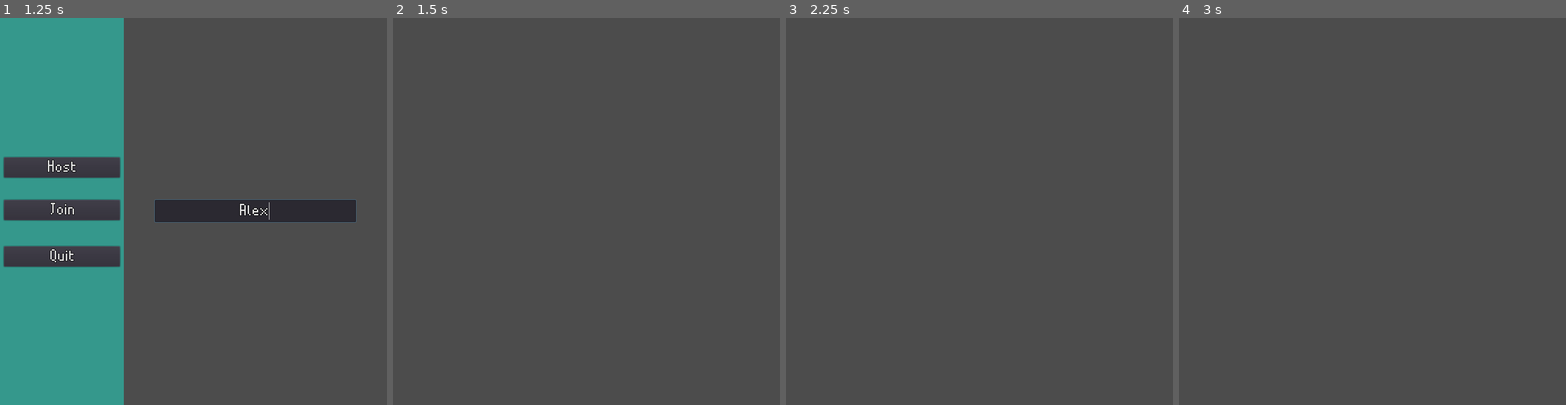
Above: before the commit, frames 1-4 (left to right).
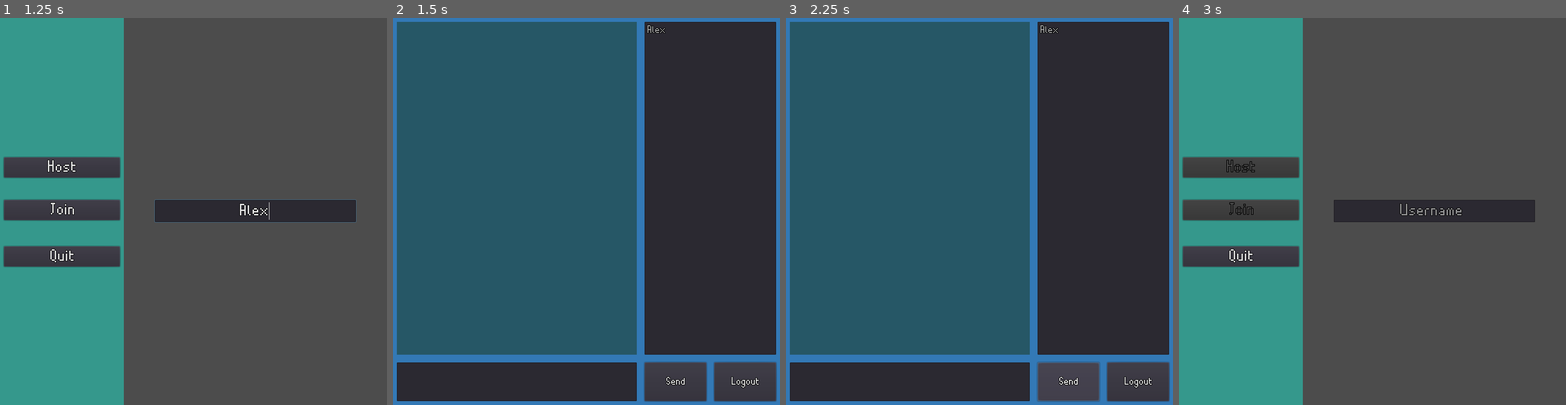
Above: after the commit, the same moments.

Repository: YoAMIOT/OnlineChatRoom
Game: Godot game, scene res://scenes/Main.tscn
The game is run twice, just before and just after one commit, with the same random seed, the same clock (stepped at 60 frames per second) and the same inputs.
Inputs (mouse positions are in pixels of both pictures, inside the frame that each line leads up to):
- Up to frame 1 (1.25 s): click (255, 211) at 0.52 s; type "Alex" at 0.6 s
- Up to frame 2 (1.5 s): click "Host" at 1.25 s
- Up to frame 3 (2.25 s): click (1068, 381) at 2 s, where only the run after the commit has a clickable "Send"
- Up to frame 4 (3 s): click (1531, 381) at 2.75 s, where only the run after the commit has a clickable "Logout"

Frame 1 is identical in both runs. In frame 2, 97% of the frame differs, in the area x 0-100%, y 0-100%; in frame 3, 97%; in frame 4, 31%.

Commit message:
ChatRoom scene done, ChatRoom script WIP

Diff:
--- /dev/null
+++ b/ressources/Font/TiwipiFontsmall.tres
@@ -0,0 +1,11 @@
+[gd_resource type="DynamicFont" load_steps=2 format=2]
+
+[ext_resource path="res://ressources/Font/tiwipipixels.ttf" type="DynamicFontData" id=1]
+
+[resource]
+size = 20
+outline_size = 1
+outline_color = Color( 0, 0, 0, 1 )
+extra_spacing_char = -2
+extra_spacing_space = 8
+font_data = ExtResource( 1 )
--- a/scenes/ChatRoom.tscn
+++ b/scenes/ChatRoom.tscn
@@ -1,3 +1,94 @@
-[gd_scene format=2]
+[gd_scene load_steps=3 format=2]
 
-[node name="ChatRoom" type="Node"]
+[ext_resource path="res://ressources/Font/TiwipiFontsmall.tres" type="DynamicFont" id=1]
+[ext_resource path="res://scripts/UI/ChatRoom.gd" type="Script" id=2]
+
+[node name="ChatRoom" type="Control"]
+anchor_right = 1.0
+anchor_bottom = 1.0
+script = ExtResource( 2 )
+__meta__ = {
+"_edit_use_anchors_": false
+}
+
+[node name="MsgLog" type="RichTextLabel" parent="."]
+anchor_right = 0.64
+anchor_bottom = 0.89
+margin_left = 8.0
+margin_top = 8.0
+margin_right = -8.00006
+margin_bottom = -16.0001
+custom_fonts/normal_font = ExtResource( 1 )
+bbcode_enabled = true
+scroll_following = true
+__meta__ = {
+"_edit_use_anchors_": false
+}
+
+[node name="MsgEdit" type="TextEdit" parent="."]
+anchor_top = 0.88
+anchor_right = 0.64
+anchor_bottom = 1.0
+margin_left = 8.0
+margin_top = 7.99994
+margin_right = -8.00006
+margin_bottom = -8.0
+custom_fonts/font = ExtResource( 1 )
+__meta__ = {
+"_edit_use_anchors_": false
+}
+
+[node name="UsersList" type="ItemList" parent="."]
+anchor_left = 0.64
+anchor_right = 1.0
+anchor_bottom = 0.88
+margin_left = 7.99994
+margin_top = 8.0
+margin_right = -8.0
+margin_bottom = -8.00006
+custom_fonts/font = ExtResource( 1 )
+__meta__ = {
+"_edit_use_anchors_": false
+}
+
+[node name="SendButton" type="Button" parent="."]
+anchor_left = 0.64
+anchor_top = 0.88
+anchor_right = 0.81
+anchor_bottom = 1.0
+margin_left = 7.99994
+margin_top = 7.99994
+margin_right = -6.10352e-05
+margin_bottom = -8.0
+custom_fonts/font = ExtResource( 1 )
+text = "Send"
+__meta__ = {
+"_edit_use_anchors_": false
+}
+
+[node name="LogoutButton" type="Button" parent="."]
+anchor_left = 0.82
+anchor_top = 0.88
+anchor_right = 1.0
+anchor_bottom = 1.0
+margin_left = 7.99994
+margin_top = 7.99994
+margin_right = -8.0
+margin_bottom = -8.0
+custom_fonts/font = ExtResource( 1 )
+text = "Logout"
+__meta__ = {
+"_edit_use_anchors_": false
+}
+
+[node name="Background" type="Polygon2D" parent="."]
+z_index = -2
+color = Color( 0.203922, 0.478431, 0.717647, 1 )
+polygon = PoolVector2Array( 0, 0, 800, 0, 800, 800, 0, 800 )
+
+[node name="LogBackground" type="Polygon2D" parent="Background"]
+color = Color( 0.152941, 0.345098, 0.403922, 1 )
+polygon = PoolVector2Array( 8, 8, 504, 8, 504, 696, 8, 696 )
+
+[connection signal="pressed" from="SendButton" to="." method="_on_SendButton_pressed"]
+[connection signal="pressed" from="LogoutButton" to="." method="_on_LogoutButton_pressed"]
--- a/scenes/Main.tscn
+++ b/scenes/Main.tscn
@@ -170,7 +170,7 @@
 position = Vector2( 401, 448 )
 scale = Vector2( 50, 50 )
 frames = SubResource( 1 )
-frame = 4
+frame = 1
 playing = true
 
 [node name="ConnectingLabel" type="Label" parent="Connecting"]
--- /dev/null
+++ b/scripts/UI/ChatRoom.gd
@@ -0,0 +1,36 @@
+extends Control
+
+###Variables###
+onready var msgLog : RichTextLabel = get_node("MsgLog");
+onready var msgEdit : TextEdit = get_node("MsgEdit");
+onready var usersList : ItemList = get_node("UsersList");
+
+###Ready function###
+func _ready() -> void:
+	Network.connect("updateUserList", self, "updateUserList");
+	get_tree().connect("network_peer_disconnected", self, "networkPeerDisconnected");
+	updateUserList();
+
+###When Logout is pressed###
+func _on_LogoutButton_pressed() -> void:
+	Network.resetNetworkPeer();
+	get_tree().change_scene("res://scenes/Main.tscn");
+
+###When Send is pressed###
+func _on_SendButton_pressed() -> void:
+	pass;
+
+
+
+###When a user disconnect###
+func networkPeerDisconnected(userId) -> void:
+	Network.userList.erase(str(userId));
+	updateUserList();
+
+
+
+###Function to update the user list###
+func updateUserList() -> void:
+	usersList.clear();
+	for i in Network.userList:
+		usersList.add_item(Network.userList[i]);
--- a/scripts/singleton/Network.gd
+++ b/scripts/singleton/Network.gd
@@ -38,6 +38,7 @@
 		get_tree().disconnect("connection_failed", self, "connectionFailed");
 		get_tree().disconnect("connected_to_server", self, "connectionSucceeded");
 		get_tree().network_peer = null;
+		userList.clear();
 
 
 
